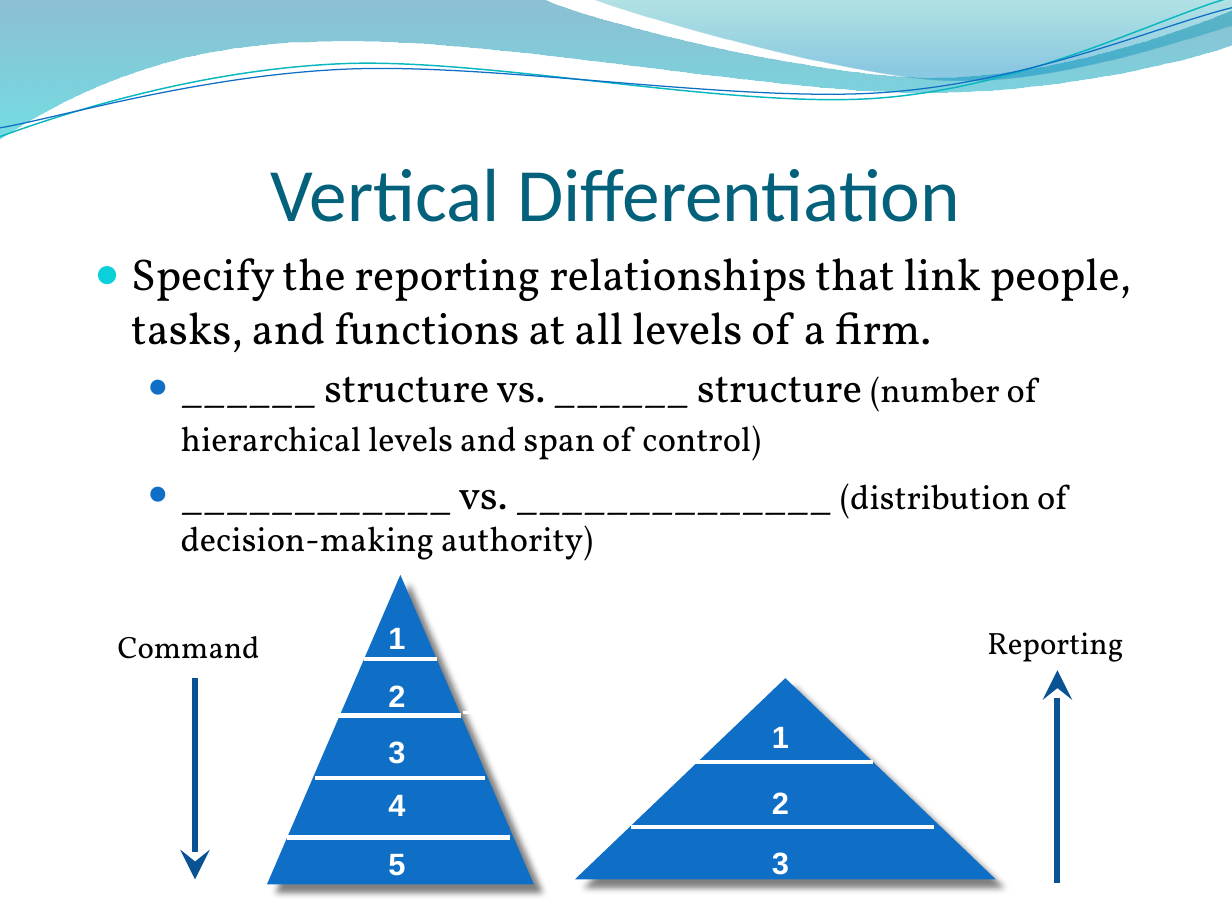
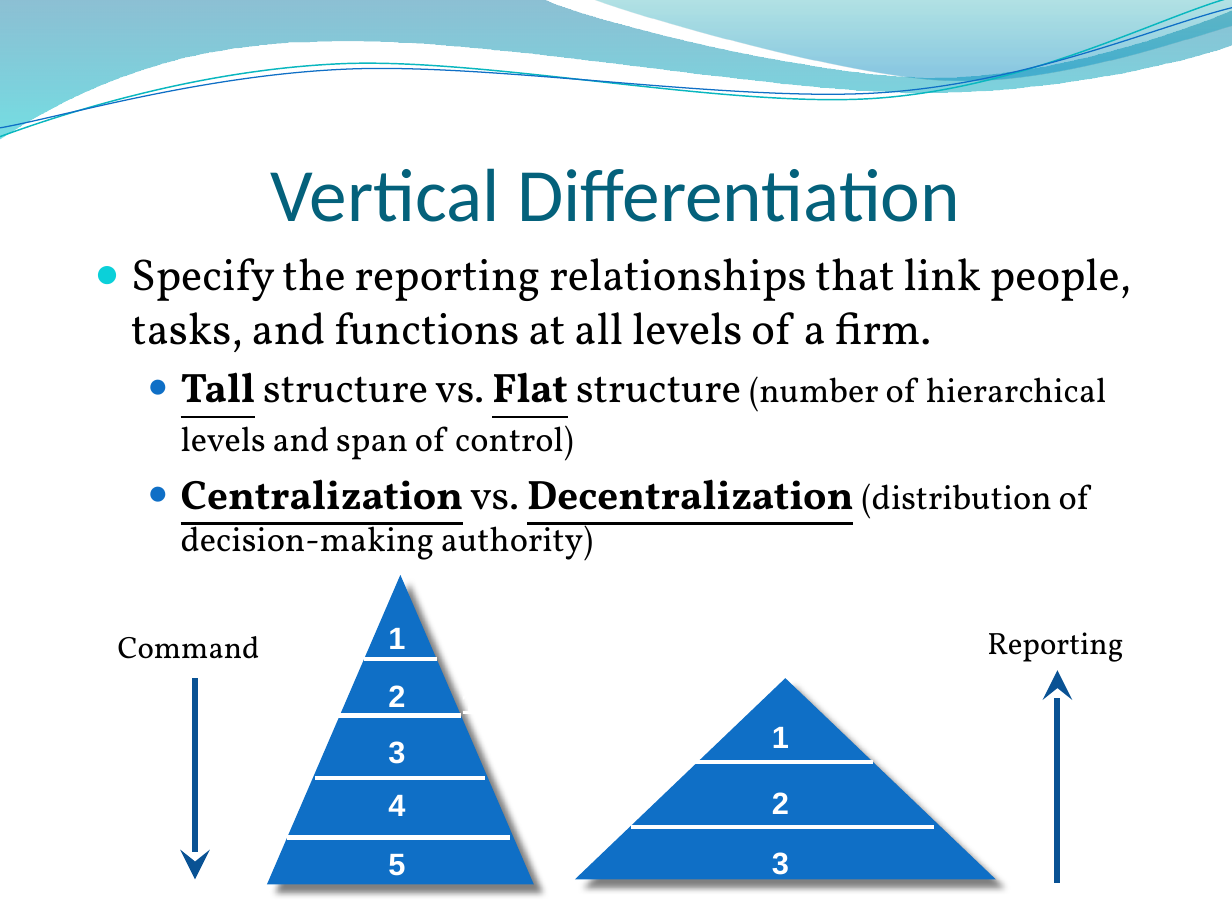
Before and after one commit to urbo425/School-Stuff, a slide deck: slide 7 of bus4750/powerpoints/Chapter+10-1+-+Strategic+Management.pptx. Drawn at 1232x924 pixels with LibreOffice and Linux fonts; fonts in the diff are those of the drawing; background and template pictures are left out. Boxes give left, top, right and bottom in pixels: in the first picture for what was removed or moved away, otherwise in the second. Text is boxed around its words. In the diff, an @@ line names an element or a change of style, - is before the commit and + after.

```diff
--- a/bus4750/powerpoints/Chapter+10-1+-+Strategic+Management.pptx
+++ b/bus4750/powerpoints/Chapter+10-1+-+Strategic+Management.pptx
@@ text at <box>181,372,1107,561</box>: text changed @@
-  ● ______ structure vs. ______ structure (number of hierarchical levels and span of control)
-  ● ____________ vs. ______________ (distribution of decision-making authority)
+  ● Tall structure vs. Flat structure (number of hierarchical levels and span of control)
+  ● Centralization vs. Decentralization (distribution of decision-making authority)
```
Also in this commit, not shown: 2 other slides changed.
